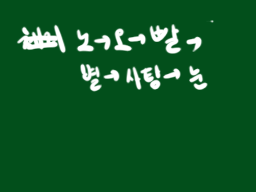
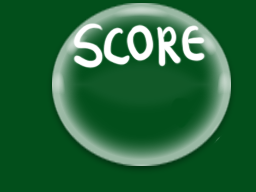
The second 256×192 image is a revision of the first. Changes to its layers:
added layer "score_1" above "color ref" over [46, 2, 235, 173]
painted on "레이어 10" over [16, 18, 214, 92]
